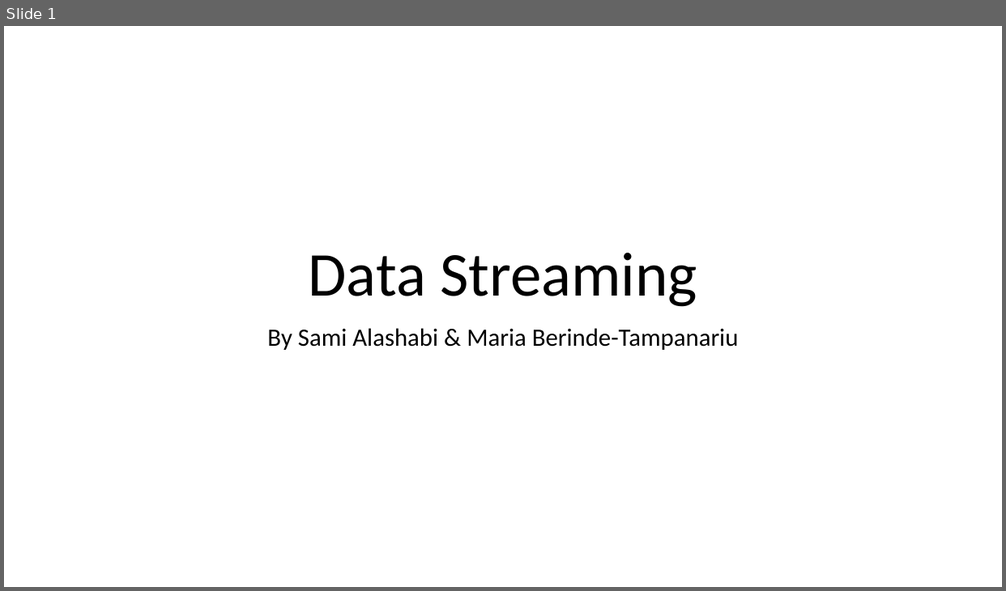
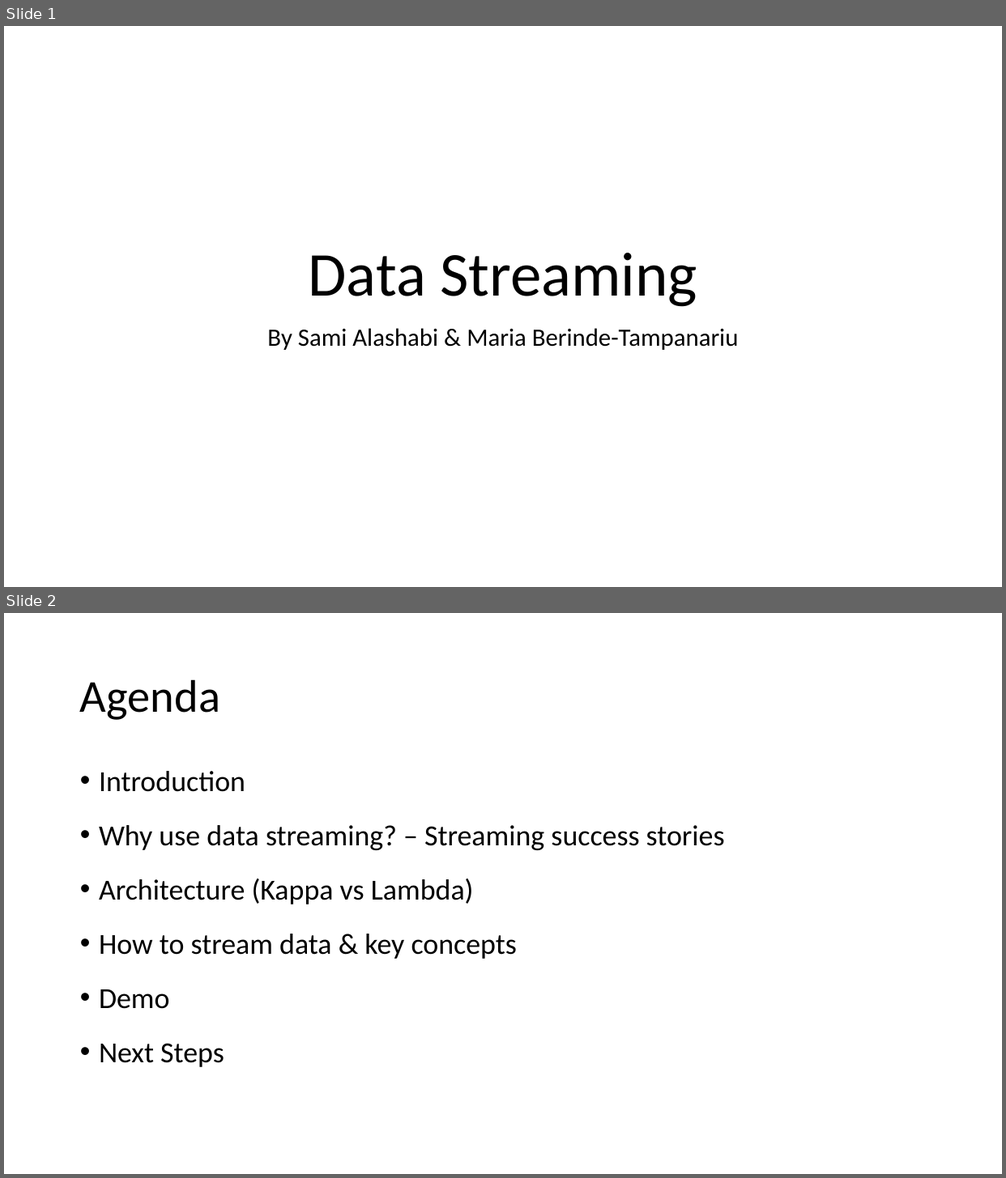
Before and after one commit to sami12rom/kafka-flink-demo, a slide deck: Presentation1.pptx. Shown one above the other, each under a label of ours: slide 1 before the commit, slides 1 and 2 after it. The pictures are 1006x591 and 1006x1178 pixels, drawn with LibreOffice and Linux fonts; fonts in the diff are those of the drawing. Boxes give left, top, right and bottom in pixels: in the first picture for what was removed or moved away, otherwise in the second. Text is boxed around its words. In the diff, an @@ line names an element or a change of style, - is before the commit and + after.

Commit message:
updated

```diff
--- a/Presentation1.pptx
+++ b/Presentation1.pptx
@@ slide 2 added at (x1=4, y1=613, x2=1002, y2=1174), background #FFFFFF @@
@@ title added at (x1=80, y1=679, x2=220, y2=720), 44 pt, text #000000 @@
+Agenda
@@ text added at (x1=99, y1=771, x2=725, y2=1067), 28 pt, text #000000 @@
+• Introduction
+• Why use data streaming? – Streaming success stories
+• Architecture (Kappa vs Lambda)
+• How to stream data & key concepts
+• Demo
+• Next Steps
```
Also in this commit, not shown: 2 other slides added, 1 slide removed.
